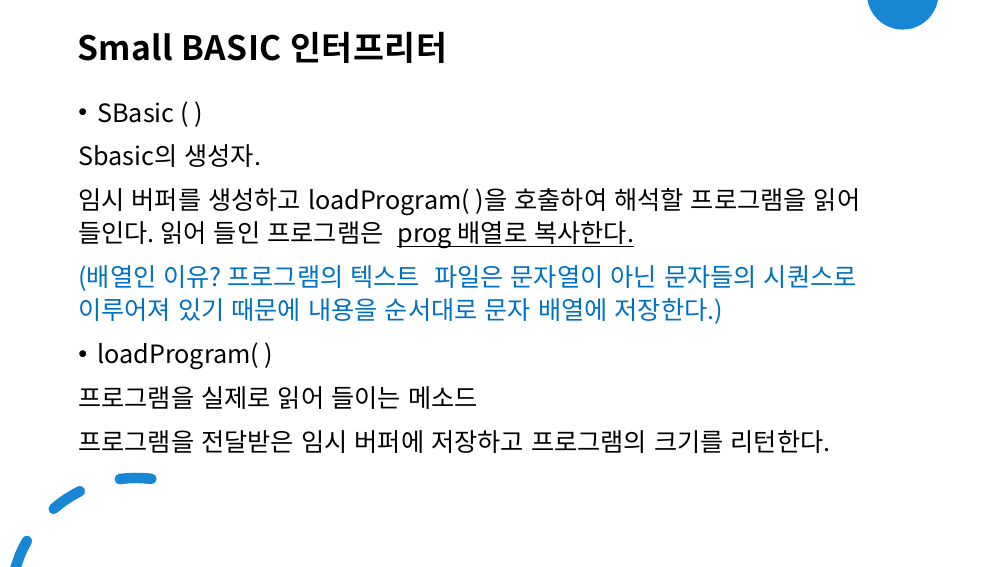
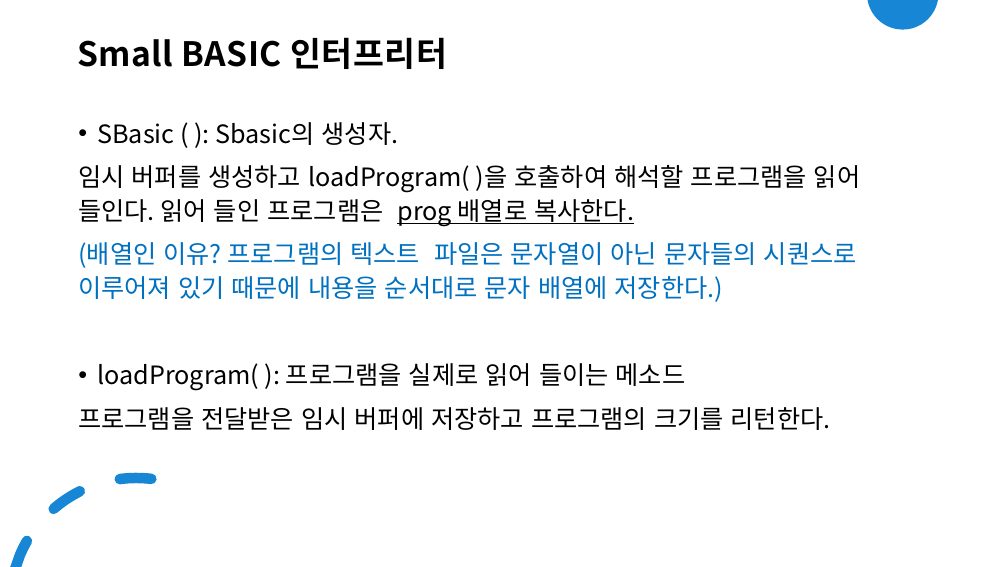
Before and after one commit to chaewon12/art-of-Java, a slide deck: slide 4 of Chapter03/CH03(22.01.03).pptx (slide 3 before the commit). Drawn at 1008x567 pixels with LibreOffice and Linux fonts; fonts in the diff are those of the drawing. Boxes give left, top, right and bottom in pixels: in the first picture for what was removed or moved away, otherwise in the second. Text is boxed around its words. In the diff, an @@ line names an element or a change of style, - is before the commit and + after.

Commit message:
Docs: Revise pptx
Correct typos and add file protection options.

```diff
--- a/Chapter03/CH03(22.01.03).pptx
+++ b/Chapter03/CH03(22.01.03).pptx
@@ title "Small BASIC 인터프리터" moved from (x1=77, y1=31, x2=447, y2=63) to (x1=77, y1=37, x2=447, y2=69) @@
@@ text "SBasic ( ): Sbasic의 생성자." moved from (x1=78, y1=102, x2=860, y2=453) to (x1=78, y1=122, x2=860, y2=430) @@
@@ text at (x1=97, y1=122, x2=399, y2=145): text changed @@
-• SBasic ( )
-Sbasic의 생성자.
+• SBasic ( ): Sbasic의 생성자.
@@ text at (x1=97, y1=363, x2=686, y2=391): text changed @@
-• loadProgram( )
-프로그램을 실제로 읽어 들이는 메소드
+• loadProgram( ): 프로그램을 실제로 읽어 들이는 메소드
```
Also in this commit, not shown: 11 other slides changed, 1 slide added, 2 other files.
